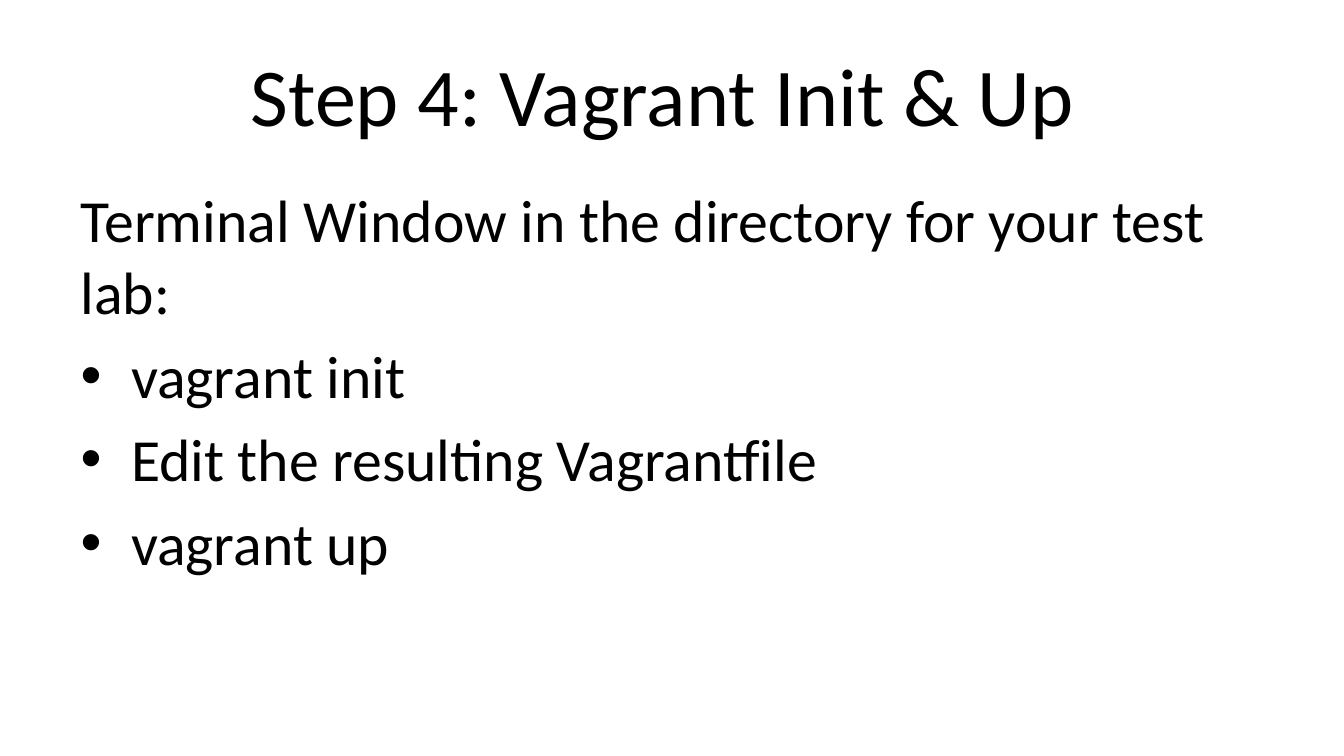
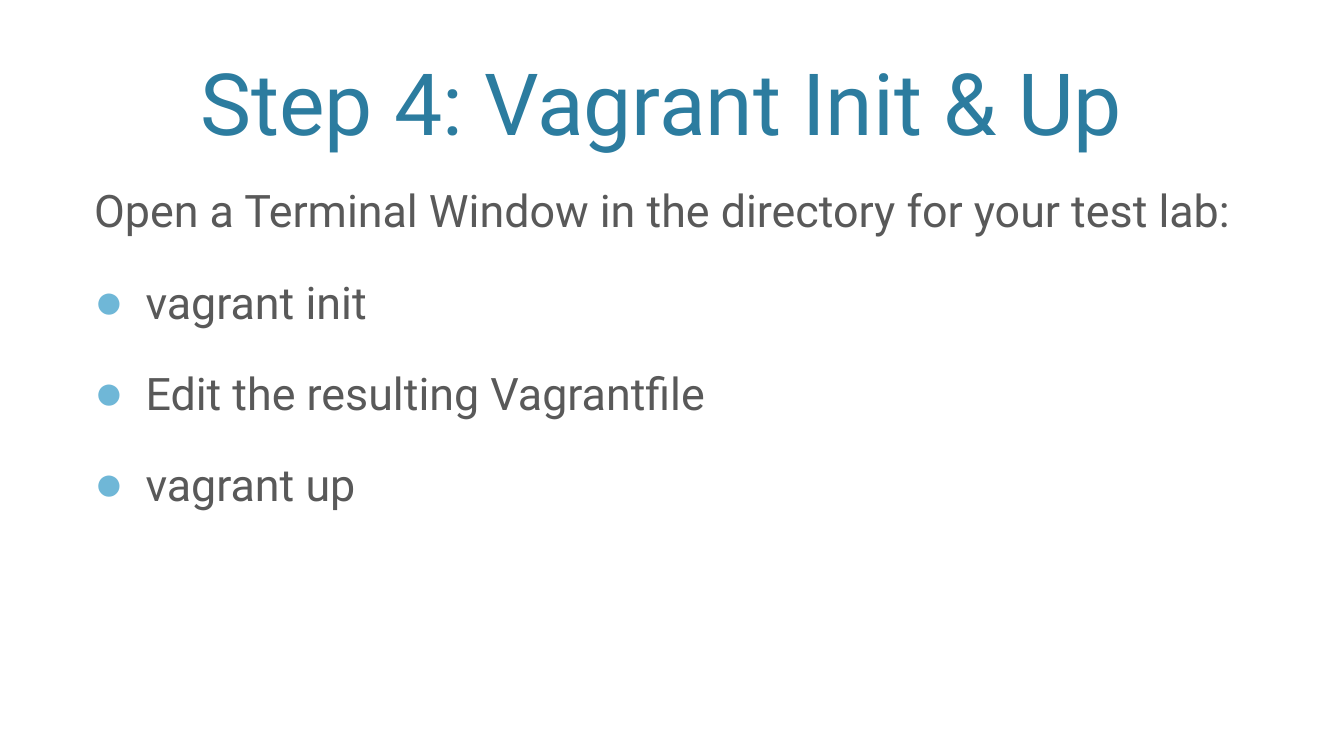
Before and after one commit to VMTrooper/VagrantBrownBag, a slide deck: slide 6 of Vagrant.pptx. Drawn at 1344x756 pixels with LibreOffice and Linux fonts; fonts in the diff are those of the drawing; background and template pictures are left out. Boxes give left, top, right and bottom in pixels: in the first picture for what was removed or moved away, otherwise in the second. Text is boxed around its words. In the diff, an @@ line names an element or a change of style, - is before the commit and + after.

```diff
--- a/Vagrant.pptx
+++ b/Vagrant.pptx
@@ title "Step 4: Vagrant Init & ...": place and size @@
-title "Step 4: Vagrant Init & ..." at (251, 69, 1074, 140)
+title "Step 4: Vagrant Init & ..." at (200, 73, 1122, 153)
@@ title "Step 4: Vagrant Init & ..." at (200, 73, 1122, 153): size 44 to 46 pt, font Calibri to Roboto, text colour #000000 to #2C7C9F; vertical alignment middle to bottom @@
@@ text "Open a Terminal Window in ...": place and size @@
-text "Open a Terminal Window in ..." at (81, 200, 1204, 576)
+text "Open a Terminal Window in ..." at (94, 193, 1230, 511)
@@ text at (94, 193, 1230, 237): text changed; size 32 to 24 pt; font Calibri to Roboto; text colour #000000 to #595959 @@
-Terminal Window in the directory for your test lab:
+Open a Terminal Window in the directory for your test lab:
@@ text at (146, 286, 704, 511): size 32 to 24 pt, font Calibri to Roboto, text colour #000000 to #595959 in "vagrant init", "Edit the resulting Vagrantfile", "vagrant up"; bullet • to ●; more space between paragraphs @@
```
Also in this commit, not shown: 14 other slides changed.
